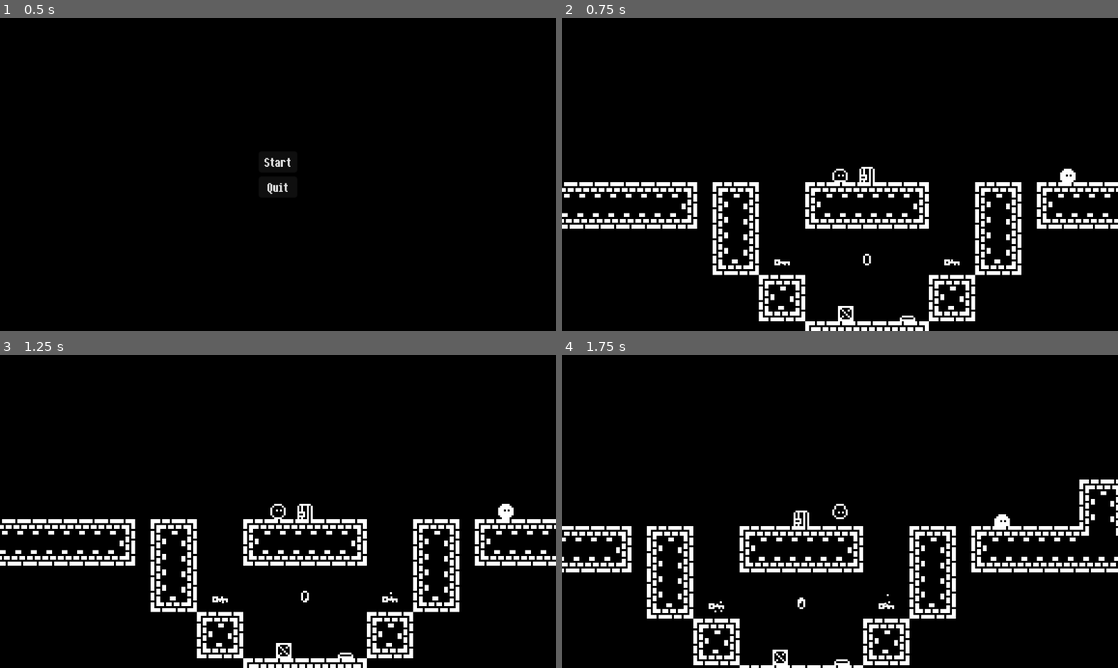
Above: before the commit, frames 1-4 (two rows, left to right).
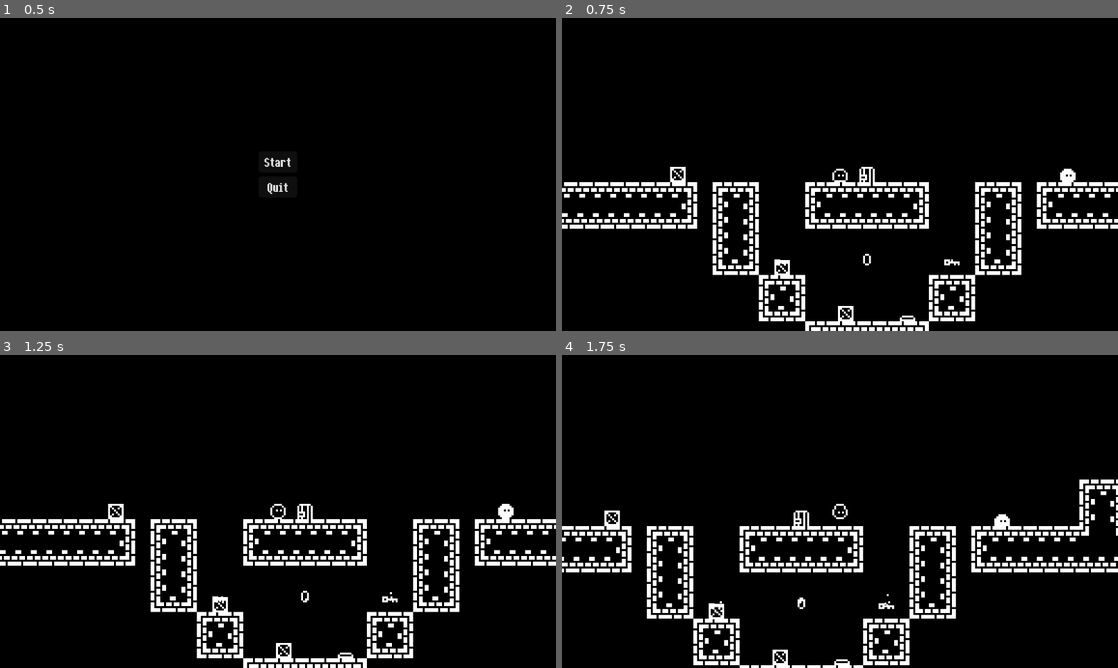
Above: after the commit, the same moments.

Repository: cecilj08-ux/binary-platformer-game
Game: Godot game, scene res://tscn/menu.tscn
Same seed, same stepped clock (60 frames per second), same inputs: the game is played once before the commit and once after it.
Inputs:
- Up to frame 1 (0.5 s): no input
- Up to frame 2 (0.75 s): click "Start" at 0.5 s
- Up to frame 3 (1.25 s): no input
- Up to frame 4 (1.75 s): tap Enter at 1.25 s; hold D (right) from 1.28 s (still down); hold W (up) from 1.28 s (still down)

Frame 1 is identical in both runs. In frame 2, 0.2% of the frame differs, in the area x 19-41%, y 47-83%; in frame 3, 0.2%; in frame 4, 0.2%, in the area x 7-30%, y 49-85%.

Commit message:
(UNF) New crate solidification detection

Diff:
--- a/gd/crate.gd
+++ b/gd/crate.gd
@@ -4,17 +4,22 @@
 
 @onready var left_ray := $leftRay
 @onready var right_ray := $rightRay
-#@onready var up_ray := $upRay
 @onready var player := %player
 
 func _physics_process(_delta: float) -> void:
-	if left_ray.get_collider() is TileMapLayer or right_ray.get_collider() is TileMapLayer: cancel_velocity = true
-	elif left_ray.get_collider() is PhysicsBody2D and right_ray.get_collider() is PhysicsBody2D: cancel_velocity = true
-	else: cancel_velocity = false
-	#set_collision_layer_value(1, up_ray.get_collider() is PhysicsBody2D)
-	#set_collision_mask_value(1, up_ray.get_collider() is PhysicsBody2D)
-	player.set_collision_mask_value(6, cancel_velocity)
+	if not $topDetection.overlaps_body(player):
+		if left_ray.get_collider() is TileMapLayer or right_ray.get_collider() is TileMapLayer: cancel_velocity = true
+		elif left_ray.get_collider() is PhysicsBody2D and right_ray.get_collider() is PhysicsBody2D: cancel_velocity = true
+		else: cancel_velocity = false
+	set_collision_layer_value(1, cancel_velocity)
+	set_collision_mask_value(1, cancel_velocity)
 	left_ray.target_position.x = -6 if abs(linear_velocity.x) > 1 else -4
 	right_ray.target_position.x = 6 if abs(linear_velocity.x) > 1 else 4
 
-func _integrate_forces(_state: PhysicsDirectBodyState2D) -> void: if cancel_velocity: linear_velocity = Vector2.ZERO
+func _integrate_forces(_state: PhysicsDirectBodyState2D) -> void: if cancel_velocity: linear_velocity.x = 0
+
+
+func _on_top_detection_body_entered(body: Node2D) -> void:
+	if body is Player: cancel_velocity = true
+func _on_top_detection_body_exited(body: Node2D) -> void:
+	if body is Player: cancel_velocity = false
--- a/gd/player.gd
+++ b/gd/player.gd
@@ -126,12 +126,3 @@
 		else:
 			camera.reparent(body)
 			death("enemy")
-
-func _on_crate_detection_body_entered(body: Node2D) -> void:
-	if body is RigidBody2D:
-		body.set_collision_layer_value(1, true)
-		body.set_collision_mask_value(1, true)
-func _on_crate_detection_body_exited(body: Node2D) -> void:
-	if body is RigidBody2D:
-		body.set_collision_layer_value(1, false)
-		body.set_collision_mask_value(1, false)
--- a/tscn/crate.tscn
+++ b/tscn/crate.tscn
@@ -8,6 +8,10 @@
 
 [sub_resource type="RectangleShape2D" id="RectangleShape2D_0fk4q"]
 size = Vector2(8, 8)
+
+[sub_resource type="CapsuleShape2D" id="CapsuleShape2D_d68qw"]
+radius = 4.0
+height = 12.0
 
 [node name="crate" type="RigidBody2D" unique_id=1040855189]
 collision_layer = 36
@@ -30,6 +34,13 @@
 target_position = Vector2(6, 0)
 collision_mask = 32
 
-[node name="upRay" type="RayCast2D" parent="." unique_id=1739690424]
-target_position = Vector2(0, -6)
-collision_mask = 32
+[node name="topDetection" type="Area2D" parent="." unique_id=1328216766]
+collision_layer = 33
+collision_mask = 33
+
+[node name="CollisionShape2D" type="CollisionShape2D" parent="topDetection" unique_id=1675778987]
+position = Vector2(0, -10)
+shape = SubResource("CapsuleShape2D_d68qw")
+
+[connection signal="body_entered" from="topDetection" to="." method="_on_top_detection_body_entered"]
+[connection signal="body_exited" from="topDetection" to="." method="_on_top_detection_body_exited"]
--- a/tscn/player.tscn
+++ b/tscn/player.tscn
@@ -131,7 +131,7 @@
 }
 
 [sub_resource type="RectangleShape2D" id="RectangleShape2D_ip2ov"]
-size = Vector2(8, 8)
+size = Vector2(8, 7)
 
 [sub_resource type="RectangleShape2D" id="RectangleShape2D_u4c7w"]
 size = Vector2(8, 7)
@@ -140,11 +140,8 @@
 atlas = ExtResource("5_6sl1v")
 region = Rect2(0, 0, 5, 5)
 
-[sub_resource type="WorldBoundaryShape2D" id="WorldBoundaryShape2D_6sl1v"]
-
 [node name="player" type="CharacterBody2D" unique_id=794086276]
 collision_layer = 54
-collision_mask = 33
 script = ExtResource("1_u4c7w")
 
 [node name="playerSprite" type="Sprite2D" parent="." unique_id=713142459]
@@ -156,6 +153,7 @@
 libraries/ = SubResource("AnimationLibrary_08a46")
 
 [node name="playerCollision" type="CollisionShape2D" parent="." unique_id=913928945]
+position = Vector2(0, 0.5)
 shape = SubResource("RectangleShape2D_ip2ov")
 
 [node name="playerHitbox" type="Area2D" parent="." unique_id=669966532]
@@ -208,15 +206,5 @@
 scale_amount_min = 0.5
 scale_amount_max = 0.75
 
-[node name="crateDetection" type="Area2D" parent="." unique_id=223418210]
-collision_layer = 33
-collision_mask = 33
-
-[node name="CollisionShape2D" type="CollisionShape2D" parent="crateDetection" unique_id=345009954]
-position = Vector2(0, 5)
-shape = SubResource("WorldBoundaryShape2D_6sl1v")
-
 [connection signal="body_entered" from="playerHitbox" to="." method="_on_player_hitbox_body_entered"]
 [connection signal="timeout" from="coyoteTimer" to="." method="_on_coyote_timer_timeout"]
-[connection signal="body_entered" from="crateDetection" to="." method="_on_crate_detection_body_entered"]
-[connection signal="body_exited" from="crateDetection" to="." method="_on_crate_detection_body_exited"]
--- a/tscn/stage_template.tscn
+++ b/tscn/stage_template.tscn
@@ -53,3 +53,9 @@
 
 [node name="crate" parent="." unique_id=146070000 instance=ExtResource("9_2eo3t")]
 position = Vector2(-11, -4)
+
+[node name="crate2" parent="." unique_id=1040855189 instance=ExtResource("9_2eo3t")]
+position = Vector2(-44, -32)
+
+[node name="crate3" parent="." unique_id=2059398006 instance=ExtResource("9_2eo3t")]
+position = Vector2(-98, -71)
